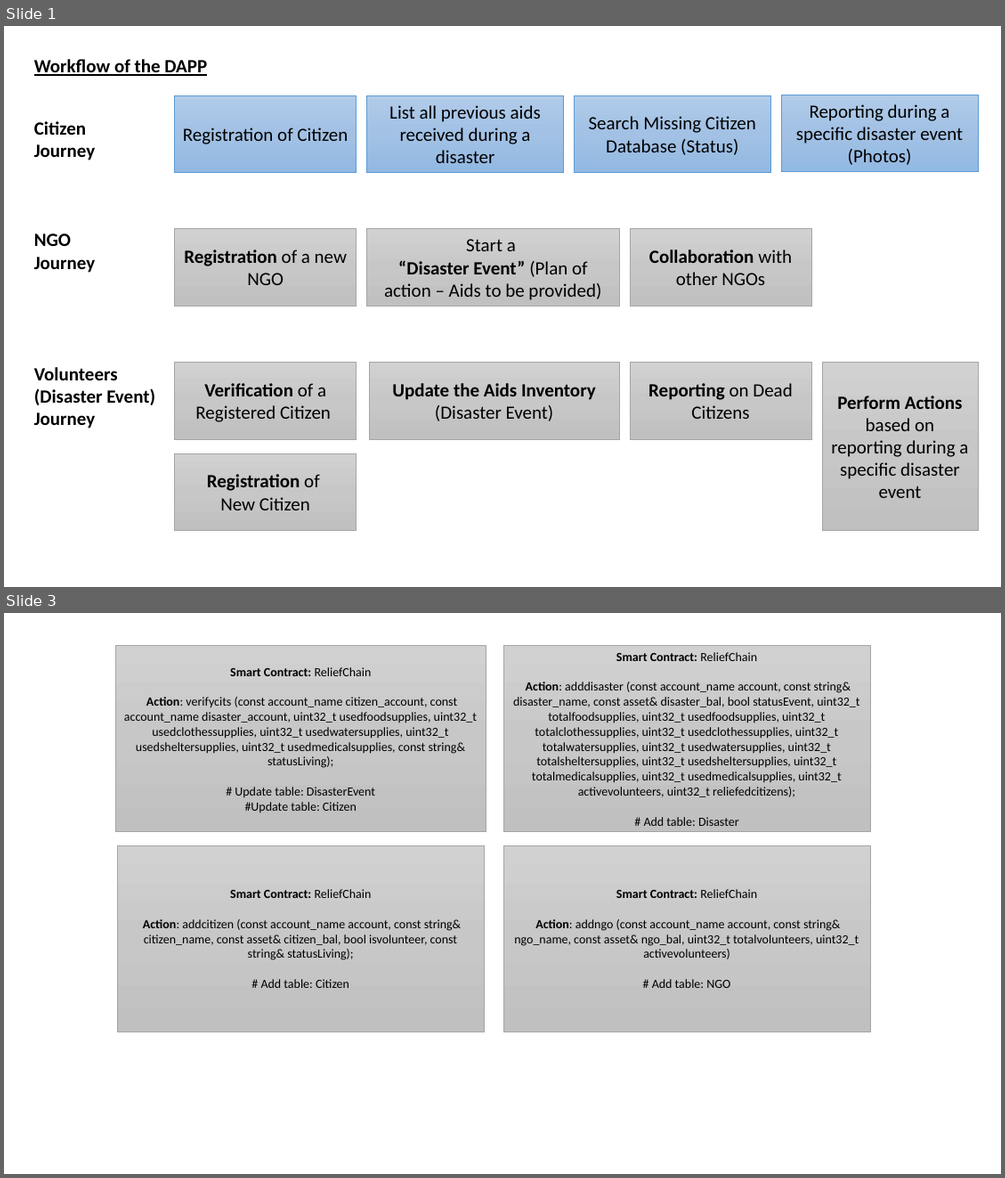
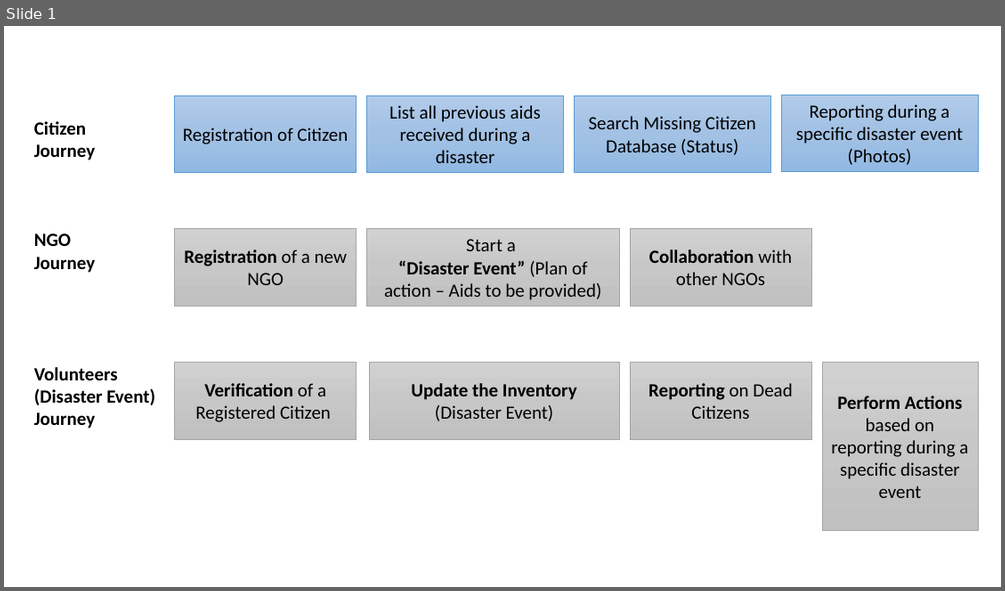
Before and after one commit to serganus/ReliefChain-smartcontracts, a slide deck: docs/Workflow.pptx. Shown one above the other, each under a label of ours: slides 1 and 3 before the commit, slide 1 after it; the slides between them are not shown. The pictures are 1005x1178 and 1005x591 pixels, drawn with LibreOffice and Linux fonts; fonts in the diff are those of the drawing. Boxes give left, top, right and bottom in pixels: in the first picture for what was removed or moved away, otherwise in the second. Text is boxed around its words. In the diff, an @@ line names an element or a change of style, - is before the commit and + after.

```diff
--- a/docs/Workflow.pptx
+++ b/docs/Workflow.pptx
@@ slide 3 removed at bbox=[4, 613, 1001, 1174], background #FFFFFF @@
@@ rectangle removed at bbox=[115, 646, 485, 832] @@
-Smart Contract: ReliefChain
-Action: verifycits (const account_name citizen_account, const account_name disaster_account, uint32_t usedfoodsupplies, uint32_t usedclothessupplies, uint32_t usedwatersupplies, uint32_t usedsheltersupplies, uint32_t usedmedicalsupplies, const string& statusLiving);
-# Update table: DisasterEvent
-#Update table: Citizen
@@ rectangle removed at bbox=[503, 646, 870, 832] @@
-Smart Contract: ReliefChain
-Action: adddisaster (const account_name account, const string& disaster_name, const asset& disaster_bal, bool statusEvent, uint32_t totalfoodsupplies, uint32_t usedfoodsupplies, uint32_t totalclothessupplies, uint32_t usedclothessupplies, uint32_t totalwatersupplies, uint32_t usedwatersupplies, uint32_t totalsheltersupplies, uint32_t usedsheltersupplies, uint32_t totalmedicalsupplies, uint32_t usedmedicalsupplies, uint32_t activevolunteers, uint32_t reliefedcitizens);
-# Add table: Disaster
@@ rectangle removed at bbox=[118, 845, 484, 1032] @@
-Smart Contract: ReliefChain
-Action: addcitizen (const account_name account, const string& citizen_name, const asset& citizen_bal, bool isvolunteer, const string& statusLiving);
-# Add table: Citizen
@@ rectangle removed at bbox=[503, 845, 870, 1032] @@
-Smart Contract: ReliefChain
-Action: addngo (const account_name account, const string& ngo_name, const asset& ngo_bal, uint32_t totalvolunteers, uint32_t activevolunteers)
-# Add table: NGO
@@ slide 1 changed as well @@
@@ text removed at bbox=[34, 59, 207, 76] @@
-Workflow of the DAPP
@@ text in rectangle at bbox=[411, 383, 577, 421]: text changed @@
-Update the Aids Inventory (Disaster Event)
+Update the Inventory (Disaster Event)
@@ rectangle removed at bbox=[175, 453, 356, 530] @@
-Registration of
-New Citizen
```
Also in this commit, not shown: 1 other slide changed, 6 other files.
